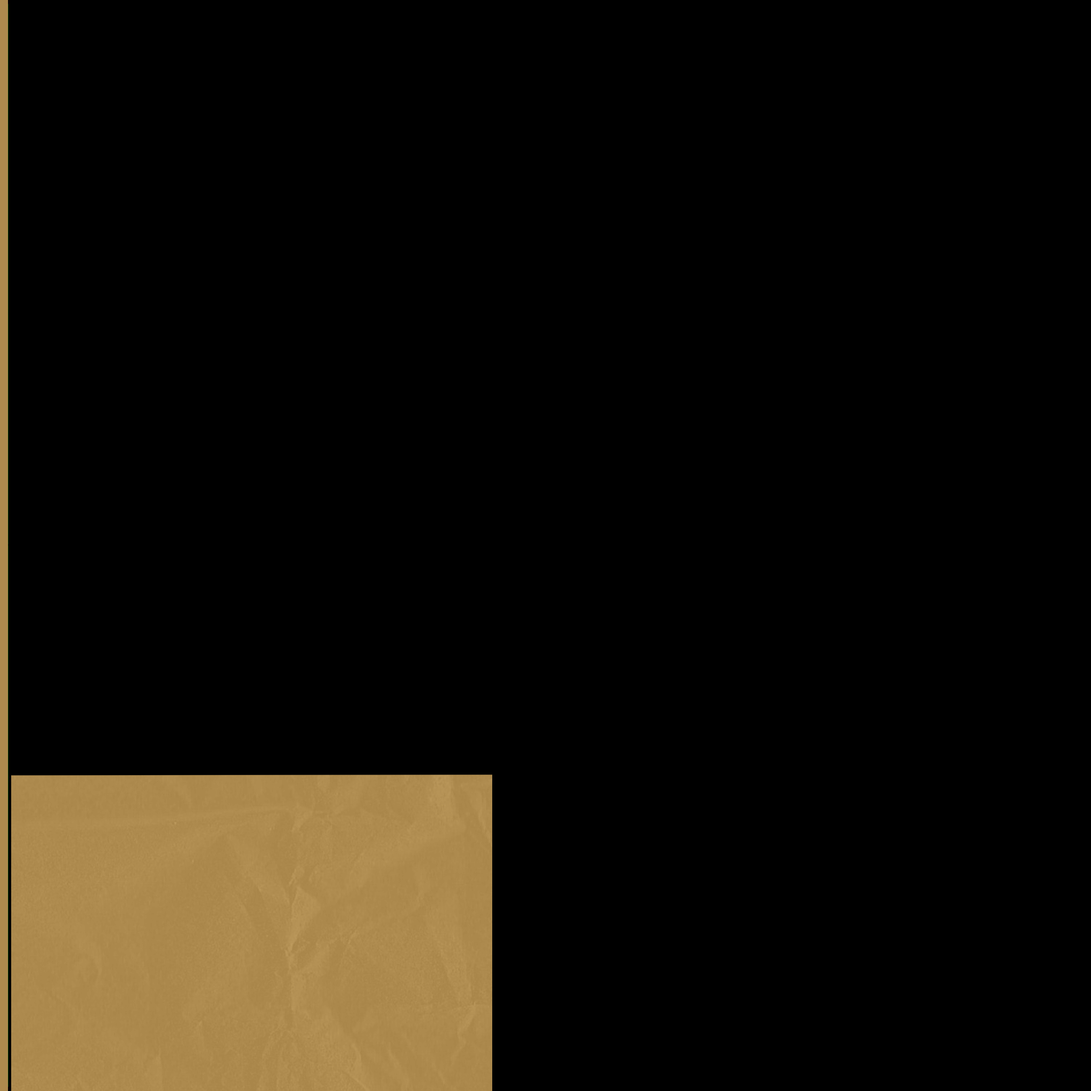
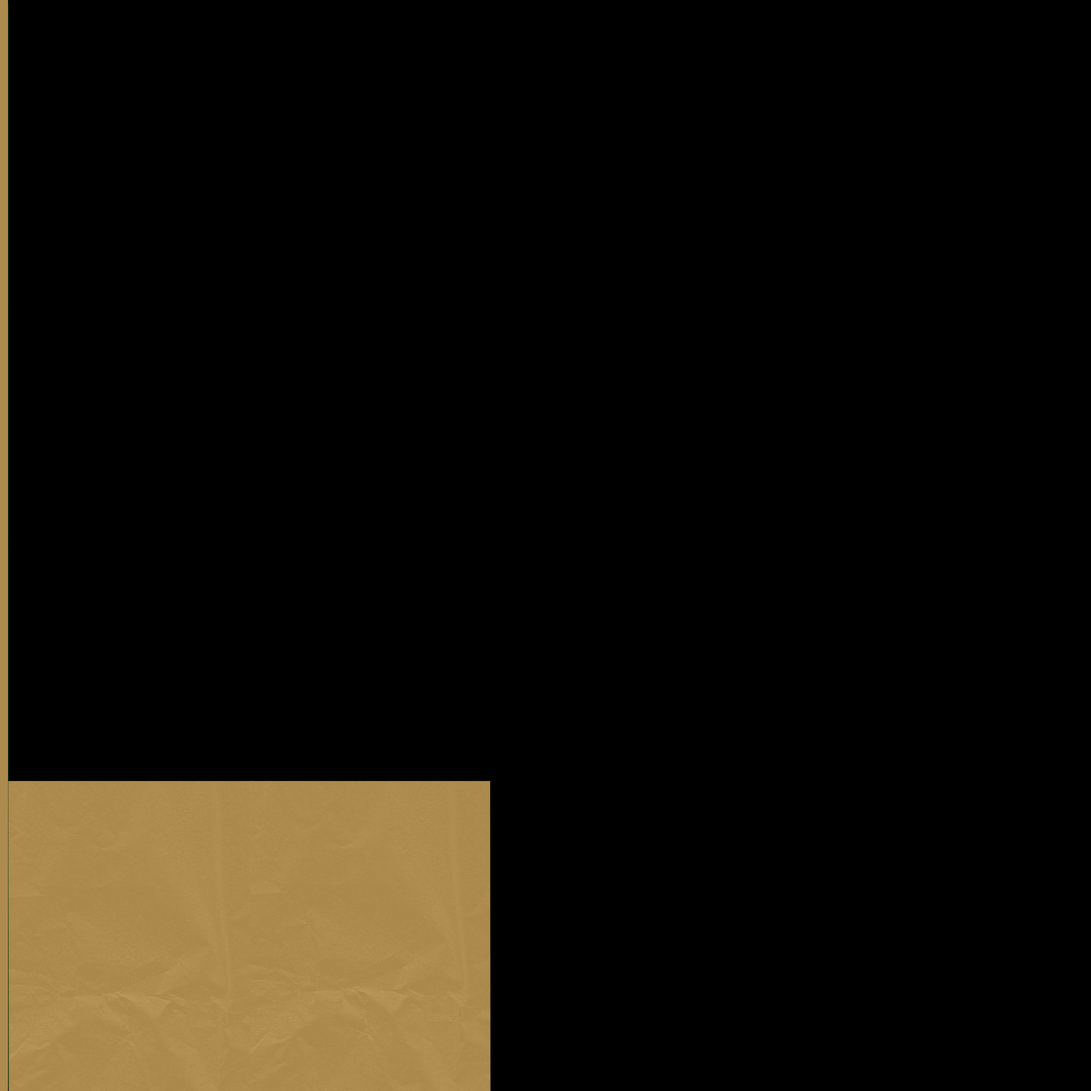
Layered file, before and after one edit (1091x1091). Changes by layer:
added layer "papier" (1st of 2) above "papier" over [249, 781, 491, 1091]
painted on "papier" (2nd of 2) over [7, 774, 493, 1091]
